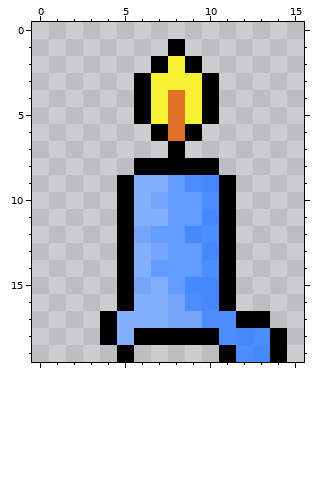
File history of a pixel-art sprite, assets/img/house/candle.png. The picture above was drawn from the file before the commit.
The file is 64x80 pixels, drawn in blocks of 4x4; one block is one cell here.
After:
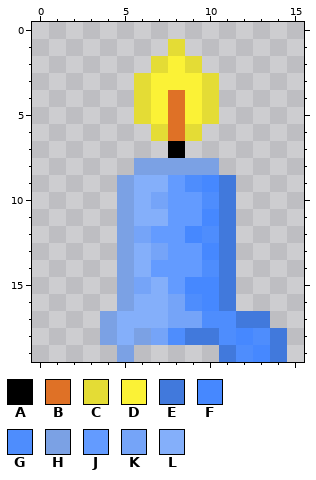
Palette (. is transparent): A #000000  B #df7126  C #e4dc35  D #fbf236  E #4179dc  F #4688ff  G #4e8dfd  H #7ba1e4  J #639bff  K #75a4f8  L #84affa
Changes in this commit:
@@ x 0..15 @@
  0 ................
- 1 ........A.......
- 2 .......ADA......
- 3 ......ADDDA.....
- 4 ......ADBDA.....
- 5 ......ADBDA.....
- 6 .......ABA......
+ 1 ........C.......
+ 2 .......CDC......
+ 3 ......CDDDC.....
+ 4 ......CDBDC.....
+ 5 ......CDBDC.....
+ 6 .......CBC......
  7 ........A.......
- 8 ......AAAAA.....
- 9 .....ALLJGFA....
-10 .....ALKJJGA....
-11 .....ALLJJFA....
-12 .....AKJJFGA....
-13 .....ALKJJFA....
-14 .....ALJJJGA....
-15 .....AKLJFFA....
-16 .....ALLKGFA....
-17 ....ALLLKKGGAA..
-18 ....ALAAAAAGFGA.
-19 .....A.....AGFA.
+ 8 ......HHHHH.....
+ 9 .....HLLJGFE....
+10 .....HLKJJGE....
+11 .....HLLJJFE....
+12 .....HKJJFGE....
+13 .....HLKJJFE....
+14 .....HLJJJGE....
+15 .....HKLJFFE....
+16 .....HLLKGFE....
+17 ....HLLLKKGGEE..
+18 ....HLHKGEEGFGE.
+19 .....H.....EGFE.
Changed places in both pictures, as pixel boxes (x1, y1, x2, y2):
changed: (100, 39, 287, 362)
